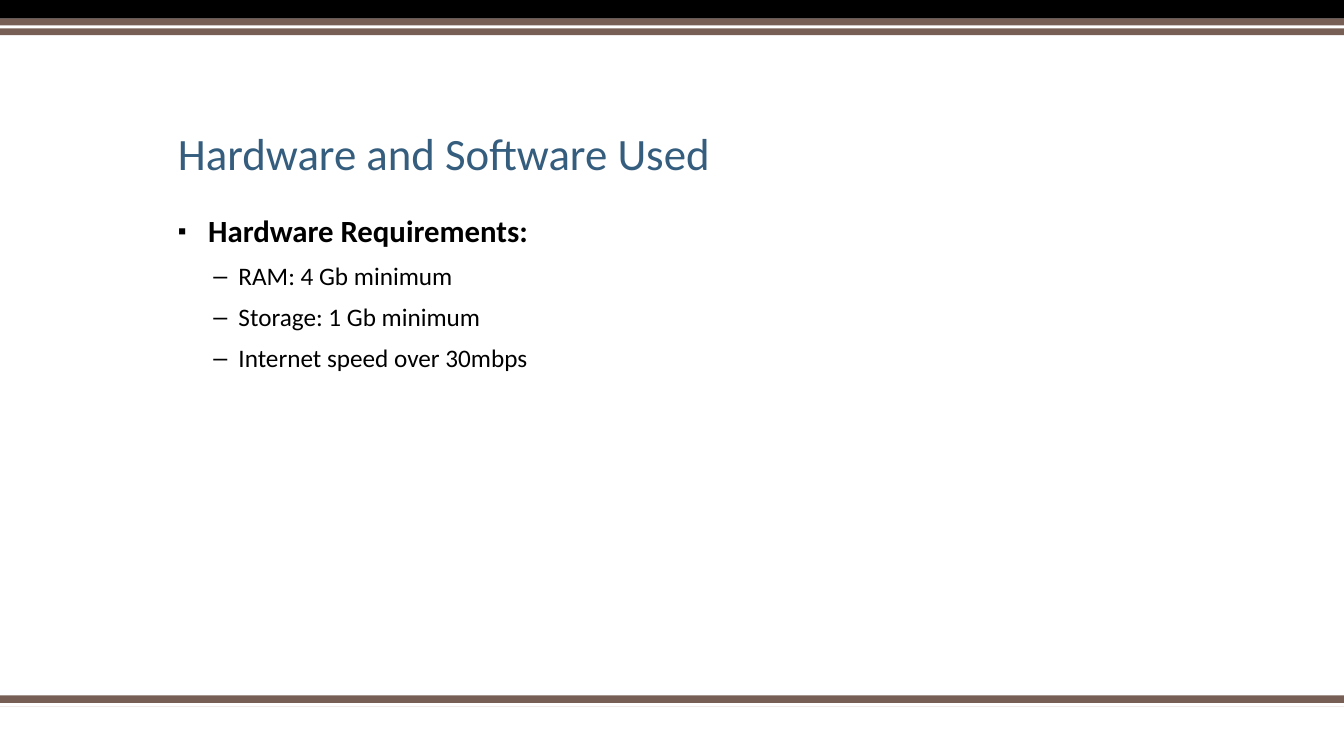
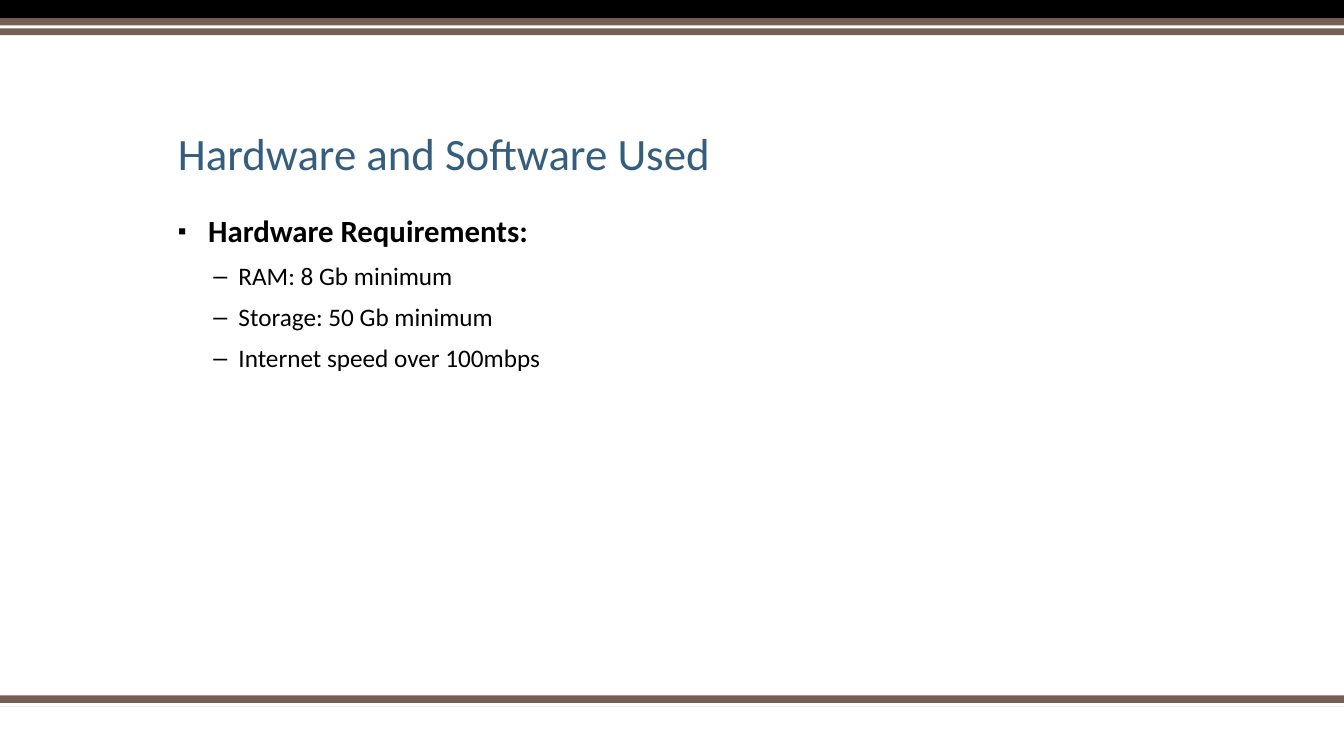
Before and after one commit to letsgoparth/minorproject, a slide deck: slide 7 of documentation/Data Scraping and Visualisation with Python.pptx (slide 5 before the commit). Drawn at 1344x756 pixels with LibreOffice and Linux fonts; fonts in the diff are those of the drawing; background and template pictures are left out. Boxes give left, top, right and bottom in pixels: in the first picture for what was removed or moved away, otherwise in the second. Text is boxed around its words. In the diff, an @@ line names an element or a change of style, - is before the commit and + after.

```diff
--- a/documentation/Data Scraping and Visualisation with Python.pptx
+++ b/documentation/Data Scraping and Visualisation with Python.pptx
@@ text at <box>238,267,540,371</box>: text changed @@
-  – RAM: 4 Gb minimum
-  – Storage: 1 Gb minimum
-  – Internet speed over 30mbps
+  – RAM: 8 Gb minimum
+  – Storage: 50 Gb minimum
+  – Internet speed over 100mbps
```
Also in this commit, not shown: 3 other slides changed, 3 slides added, 1 slide removed, 44 other files.
